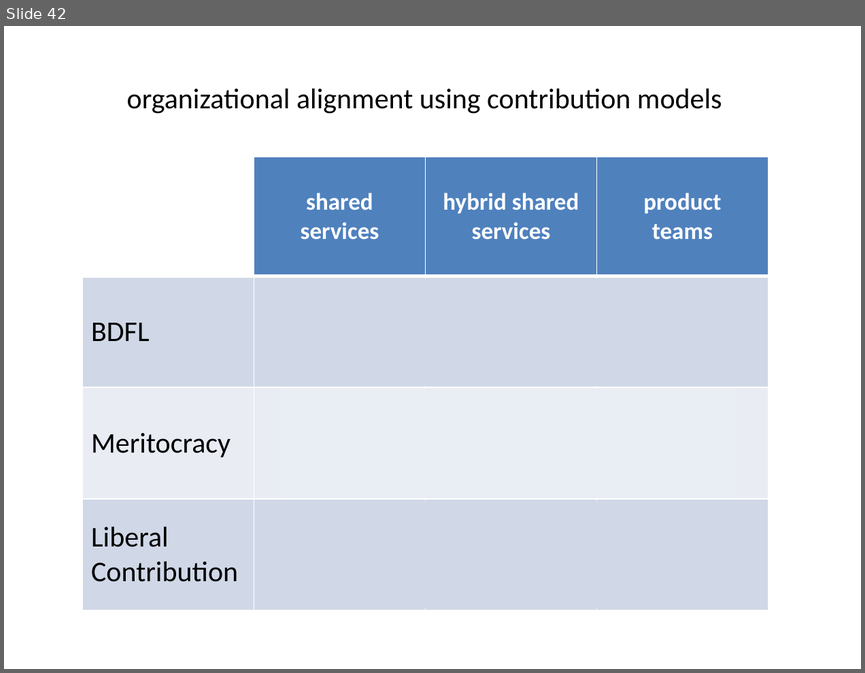
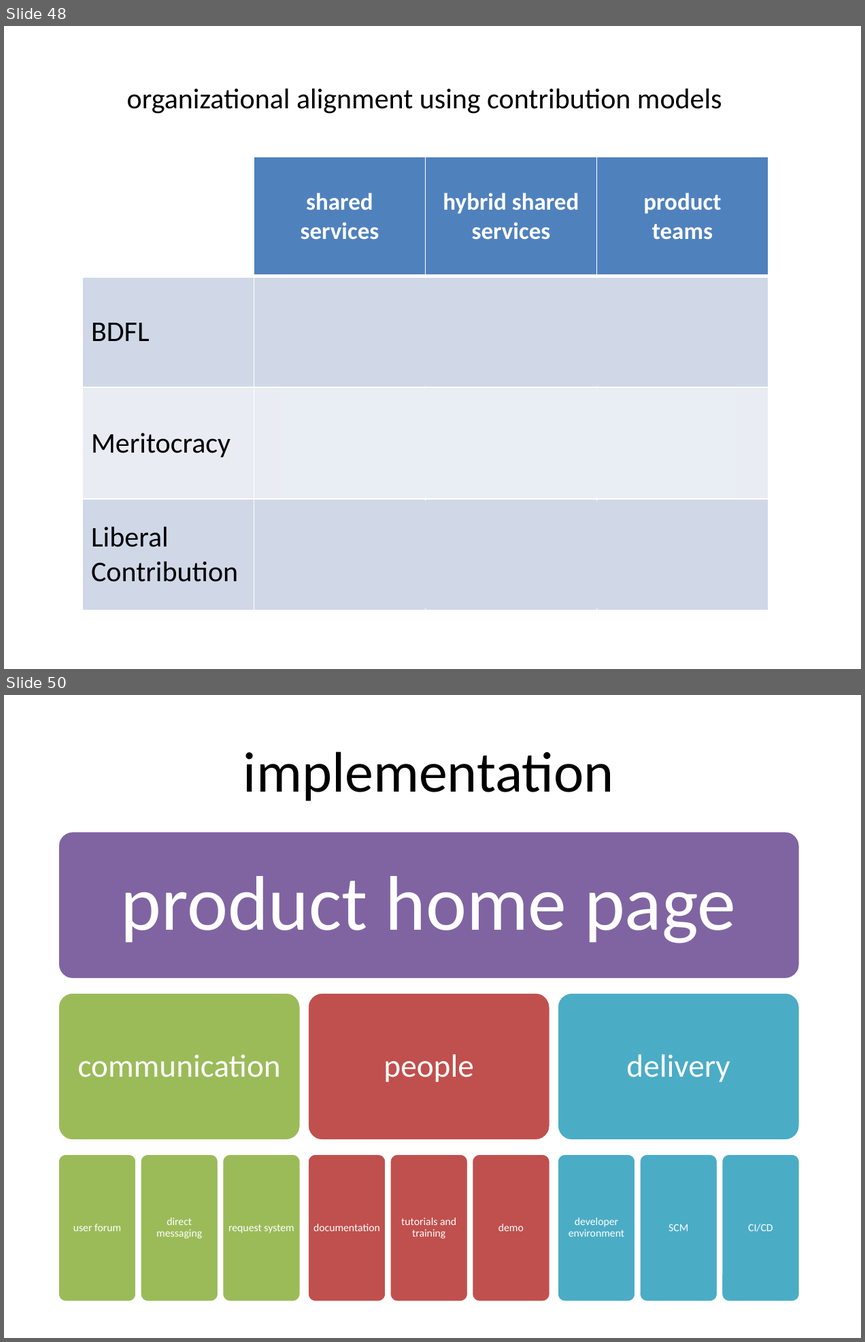
Before and after one commit to dsietz/open-source-model, a slide deck: Adopting the Open Source Model.pptx. Shown one above the other, each under a label of ours: slide 42 before the commit, slides 48 and 50 after it; the slides between them are not shown. The pictures are 865x673 and 865x1342 pixels, drawn with LibreOffice and Linux fonts; fonts in the diff are those of the drawing. Boxes give left, top, right and bottom in pixels: in the first picture for what was removed or moved away, otherwise in the second. Text is boxed around its words. In the diff, an @@ line names an element or a change of style, - is before the commit and + after.

```diff
--- a/Adopting the Open Source Model.pptx
+++ b/Adopting the Open Source Model.pptx
@@ slide 50 added at bbox=[4, 695, 861, 1338], background #FFFFFF @@
@@ text added at bbox=[243, 751, 614, 801], 48 pt, text #000000 @@
+implementation
@@ group added at bbox=[58, 831, 800, 1302]: 13 rounded rectangles, 13 texts @@
+product home page
+communication
+user forum
+direct messaging
+request system
+people
+documentation
+tutorials and training
+demo
+delivery
+developer environment
+SCM
+CI/CD
@@ what was slide 42 is now slide 48 @@
```
Also in this commit, not shown: 5 slides changed, 9 other slides added.
